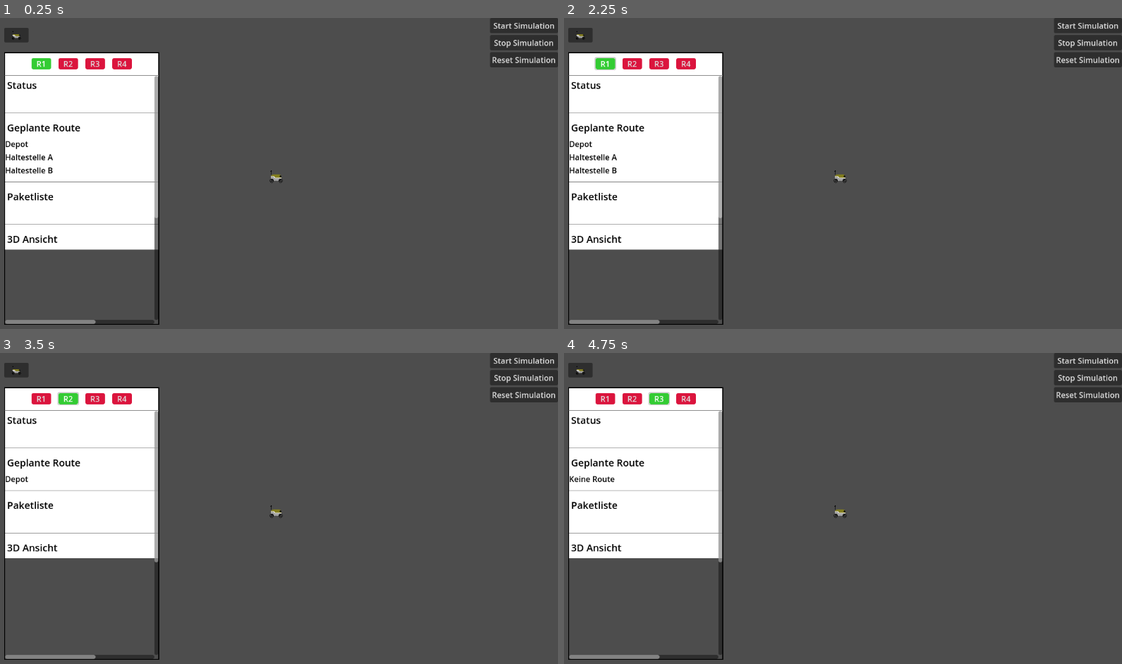
Above: before the commit, frames 1-4 (two rows, left to right).
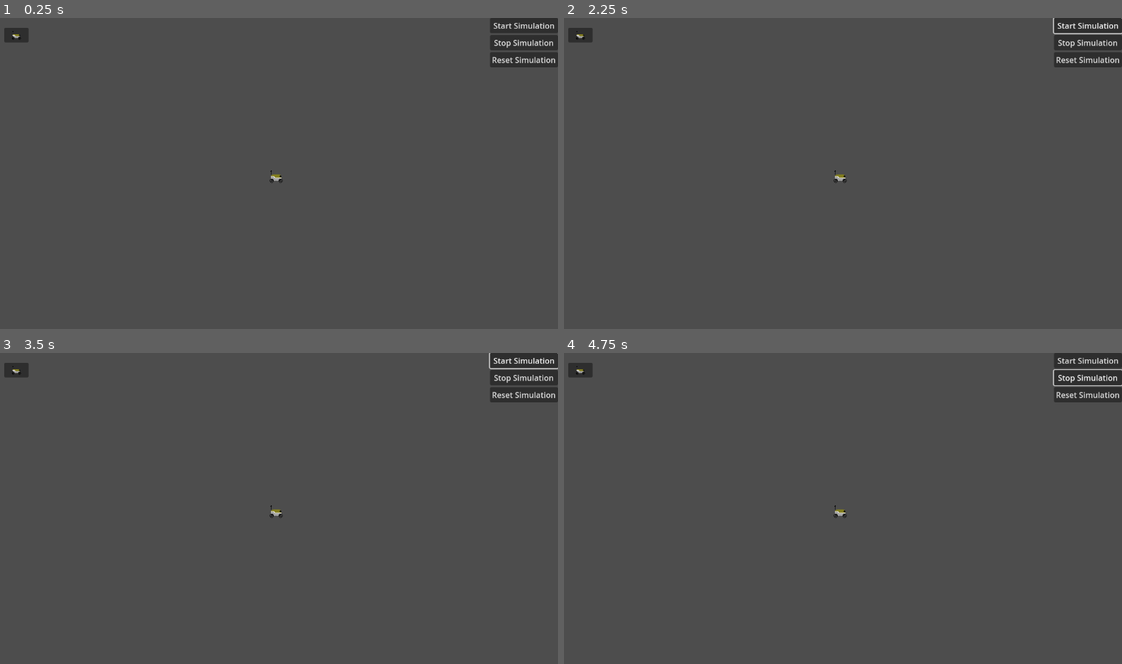
Above: after the commit, the same moments.

Repository: HaiZung/SE-Projekt
Game: Godot game, scene res://UI/UI.tscn
Two runs of this game, one before a commit and one after it. Both use one fixed random seed, a clock stepped at 60 frames per second and the inputs below.
Inputs (mouse positions are in pixels of both pictures, inside the frame that each line leads up to):
- Up to frame 1 (0.25 s): no input
- Up to frame 2 (2.25 s): click "Start Simulation" at 0.5 s; click "Start Simulation" at 1.25 s; click (603, 64) at 2 s, where only the run before the commit has a clickable "R1"
- Up to frame 3 (3.5 s): click (66, 399) at 2.75 s, where only the run before the commit has a clickable "R2"
- Up to frame 4 (4.75 s): click "Stop Simulation" at 3.5 s; click (658, 399) at 4.25 s, where only the run before the commit has a clickable "R3"

The runs differ from the first frame. In frame 1, 18% of the frame differs, in the area x 0-29%, y 10-99%; in frame 2, 18%, in the area x 0-100%, y 0-99%; in frame 3, 16%; in frame 4, 16%.

Commit message:
hide window pannel ui

Diff:
--- a/UI/ui.gd
+++ b/UI/ui.gd
@@ -66,6 +66,9 @@
 	header_buttons[0].button_pressed = true
 	_on_robot_selected(0)
 
+	#hide pannel
+	_on_menu_button_pressed()
+
 	if robot_animation == null:
 		print("UI WARN: robot_animation Node3D not found -> skipping 3D")
 
